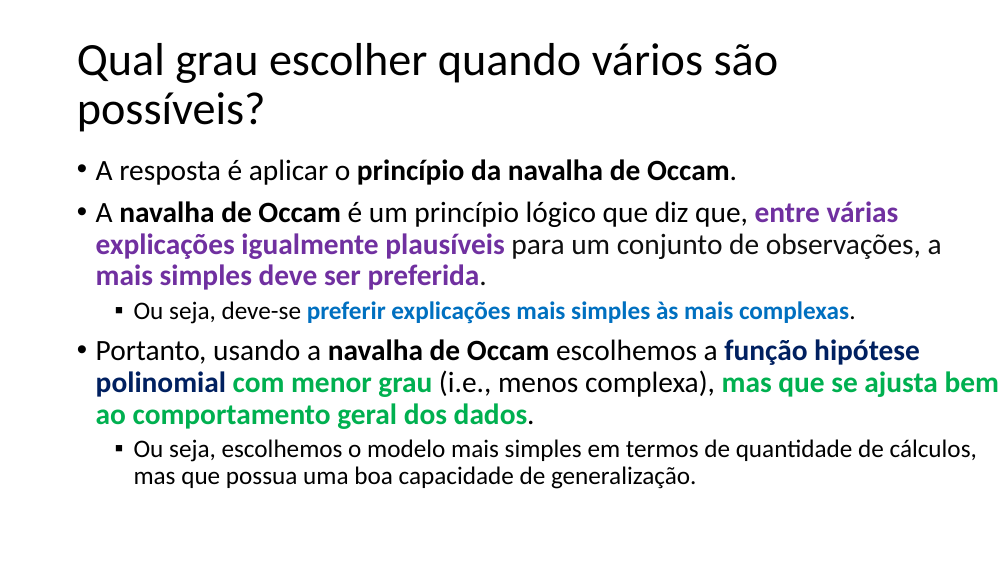
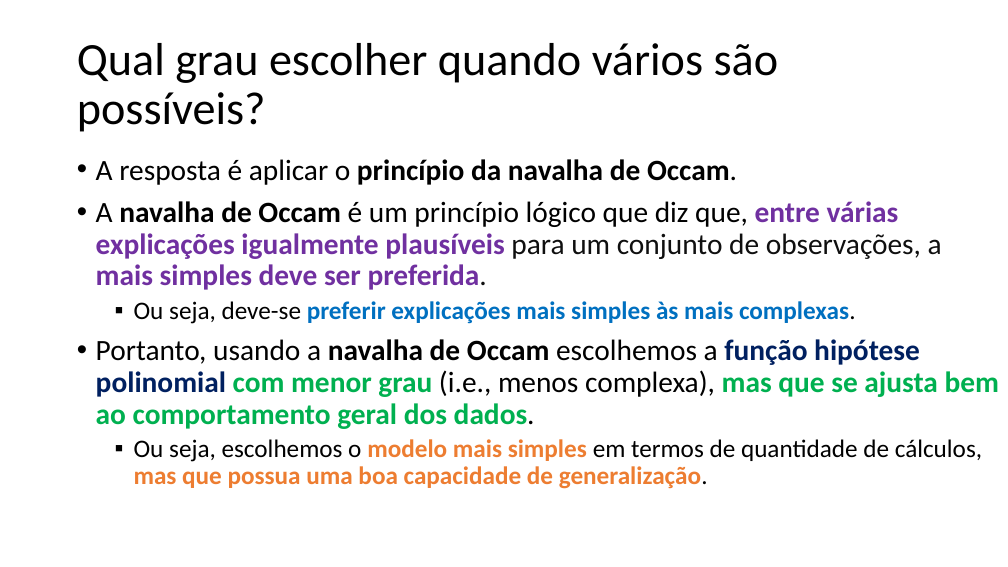
Before and after one commit to zz4fap/c24_inteligencia_artificial, a slide deck: slide 79 of slides/C24_Regressão.pptx. Drawn at 1008x567 pixels with LibreOffice and Linux fonts; fonts in the diff are those of the drawing. Boxes give left, top, right and bottom in pixels: in the first picture for what was removed or moved away, otherwise in the second. Text is boxed around its words. In the diff, an @@ line names an element or a change of style, - is before the commit and + after.

```diff
--- a/slides/C24_Regressão.pptx
+++ b/slides/C24_Regressão.pptx
@@ text at <box>134,439,982,489</box>: text colour #000000 to #ED7D31, bold on in "modelo mais simples mas que possua uma ..." @@
```
Also in this commit, not shown: 11 other slides changed, 1 other file.
